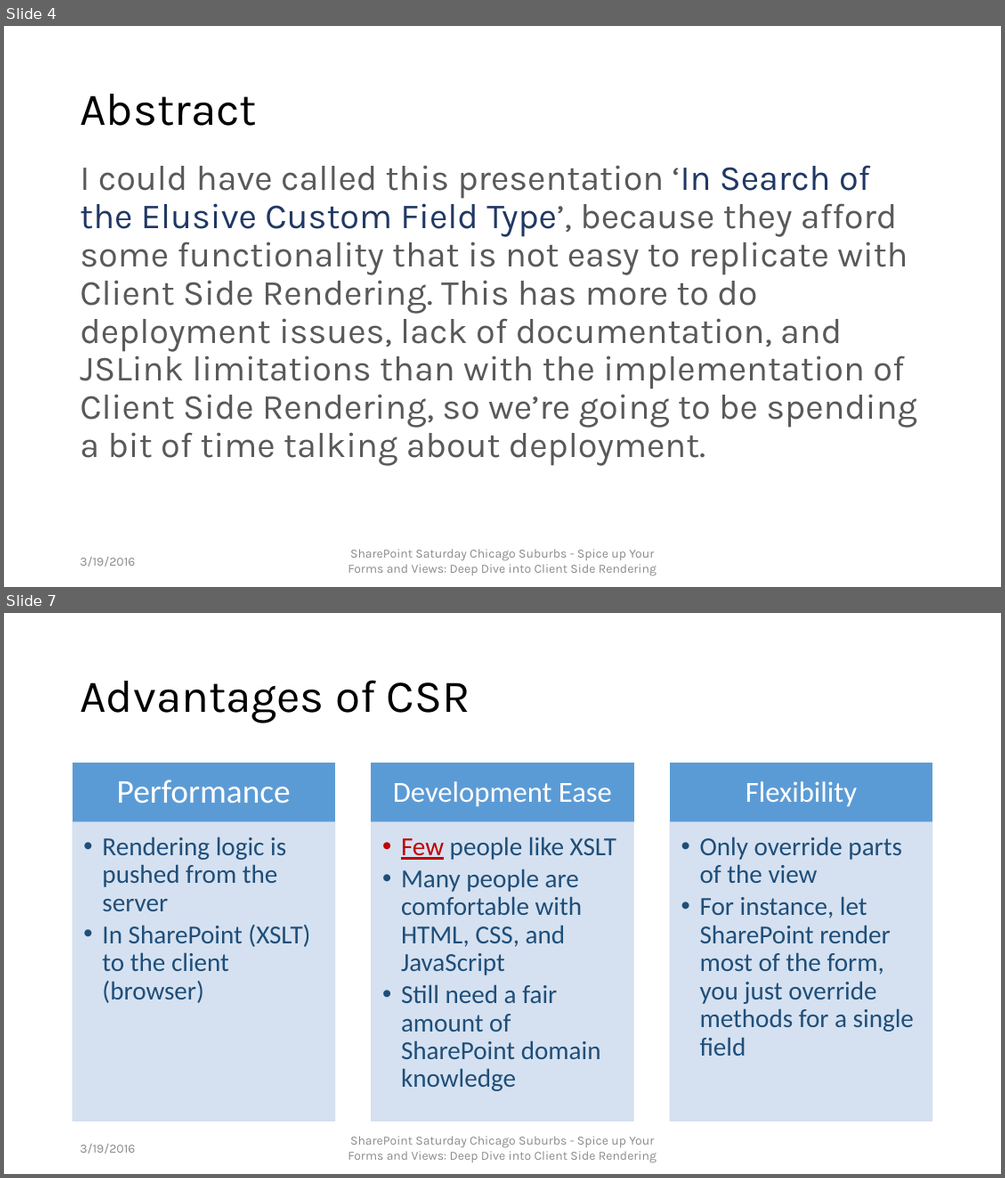
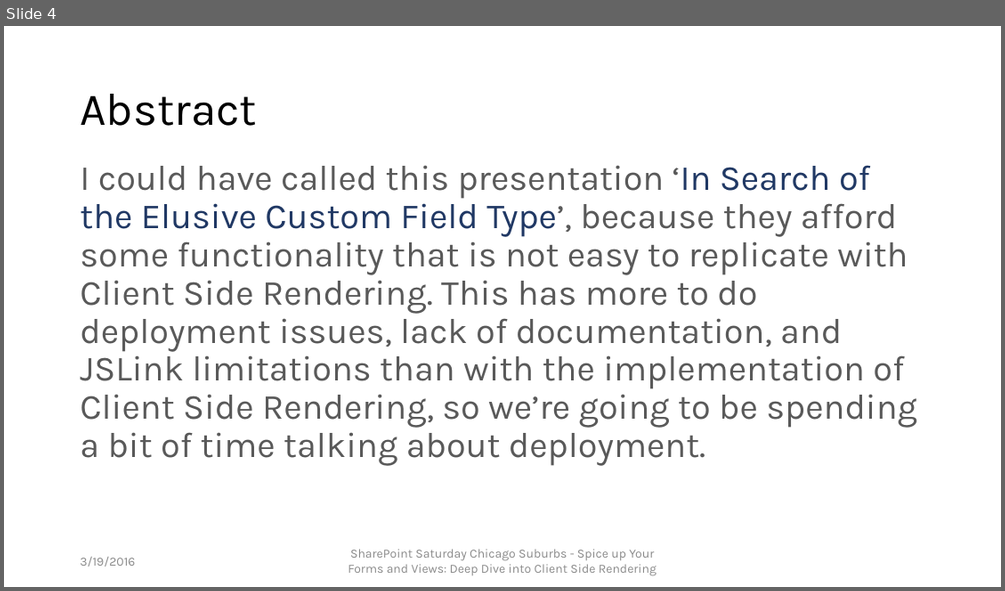
Before and after one commit to mcsheaj/CSRDemos, a slide deck: SPSChicagoBurbs.pptx. Shown one above the other, each under a label of ours: slides 4 and 7 before the commit, slide 4 after it; the slides between them are not shown. The pictures are 1005x1178 and 1005x591 pixels, drawn with LibreOffice and Linux fonts; fonts in the diff are those of the drawing; background and template pictures are left out. Boxes give left, top, right and bottom in pixels: in the first picture for what was removed or moved away, otherwise in the second. Text is boxed around its words. In the diff, an @@ line names an element or a change of style, - is before the commit and + after.

```diff
--- a/SPSChicagoBurbs.pptx
+++ b/SPSChicagoBurbs.pptx
@@ slide 7 removed at (x1=4, y1=613, x2=1001, y2=1174), background picture (left out) @@
@@ title removed at (x1=80, y1=680, x2=470, y2=722) @@
-Advantages of CSR
@@ group removed at (x1=73, y1=763, x2=932, y2=1121): 6 rectangles, 6 texts @@
-Performance
-  •• Rendering logic is pushed from the server
-  •• In SharePoint (XSLT) to the client (browser)
-Development Ease
-  •• Few people like XSLT
-  •• Many people are comfortable with HTML, CSS, and JavaScript
-  •• Still need a fair amount of SharePoint domain knowledge
-Flexibility
-  •• Only override parts of the view
-  •• For instance, let SharePoint render most of the form, you just override methods for a single field
@@ text removed at (x1=80, y1=1143, x2=135, y2=1153) @@
-3/19/2016
@@ text removed at (x1=348, y1=1135, x2=656, y2=1163) @@
-SharePoint Saturday Chicago Suburbs - Spice up Your Forms and Views: Deep Dive into Client Side Rendering
```
Also in this commit, not shown: 6 slides changed, 1 slide added.
